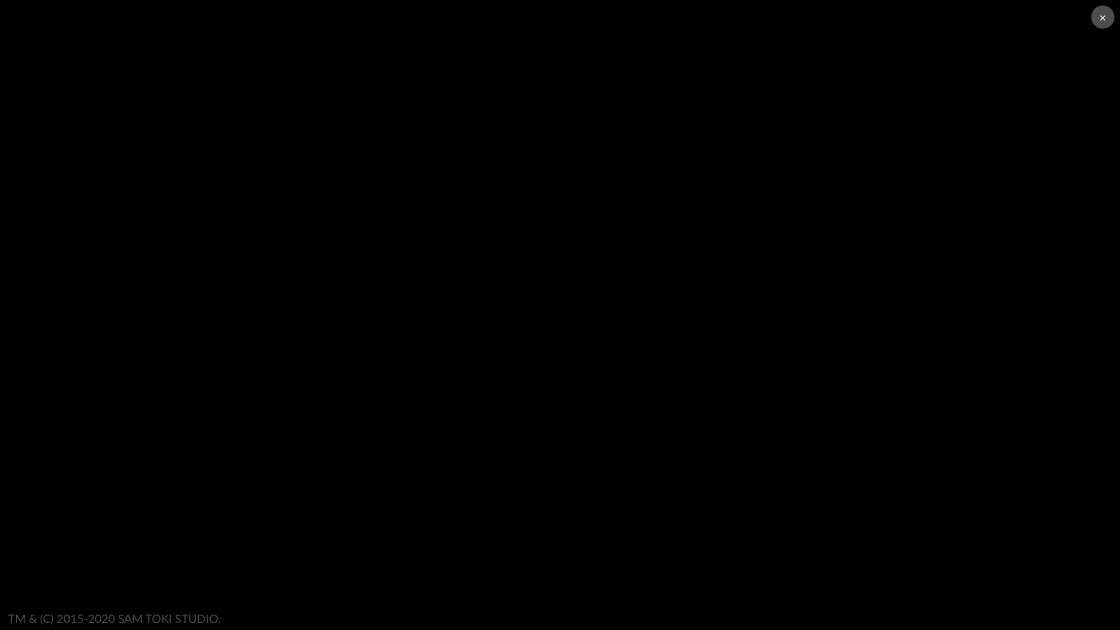
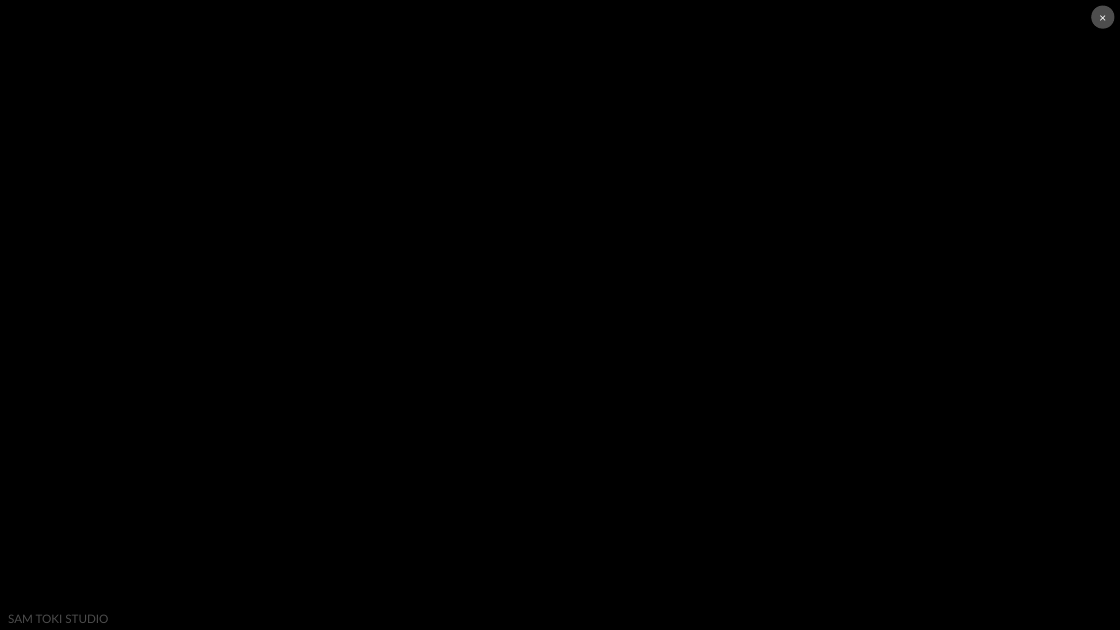
Before and after one commit to SamToki/PPT---Sam-Toki-Original-PowerPoint-Collection, a slide deck: slide 59 of RELEASE/PPT National Flags Animation.pptx. Drawn at 1120x630 pixels with LibreOffice and Linux fonts; fonts in the diff are those of the drawing. Boxes give left, top, right and bottom in pixels: in the first picture for what was removed or moved away, otherwise in the second. Text is boxed around its words. In the diff, an @@ line names an element or a change of style, - is before the commit and + after.

Commit message:
Small fix.

```diff
--- a/RELEASE/PPT National Flags Animation.pptx
+++ b/RELEASE/PPT National Flags Animation.pptx
@@ text at bbox=[8, 615, 108, 623]: text changed @@
-TM & (C) 2015-2020 SAM TOKI STUDIO.
+SAM TOKI STUDIO
```
Also in this commit, not shown: 54 other slides changed.
